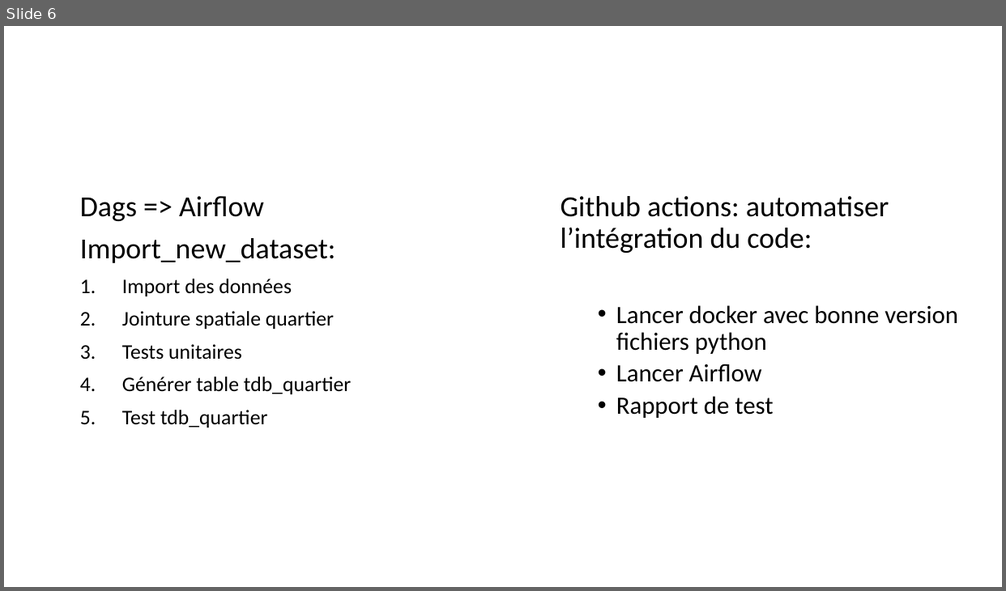
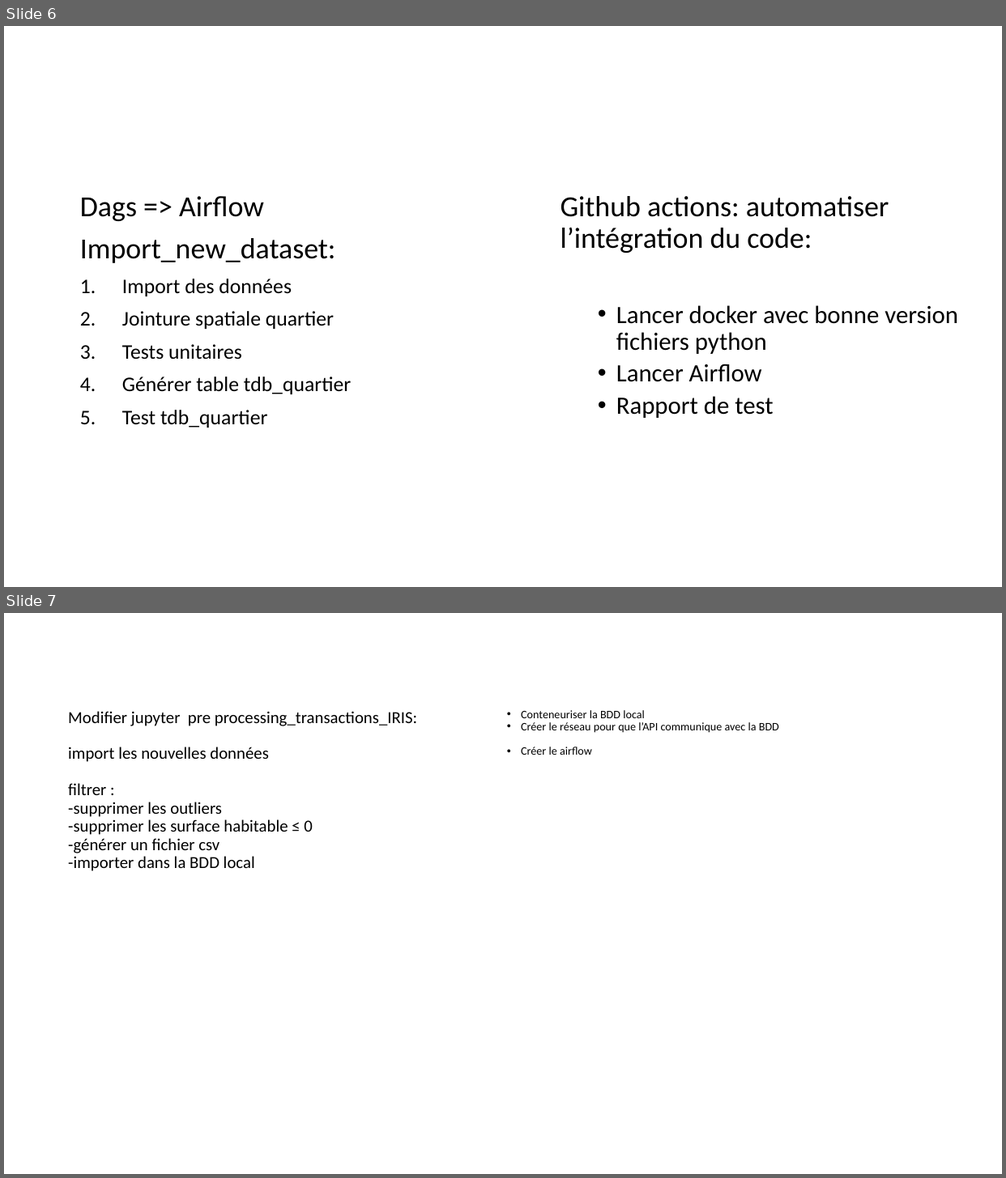
Before and after one commit to ValentinDlh/MLOps_Immobilier_France, a slide deck: Architecture.pptx. Shown one above the other, each under a label of ours: slide 6 before the commit, slides 6 and 7 after it. The pictures are 1006x591 and 1006x1178 pixels, drawn with LibreOffice and Linux fonts; fonts in the diff are those of the drawing. Boxes give left, top, right and bottom in pixels: in the first picture for what was removed or moved away, otherwise in the second. Text is boxed around its words. In the diff, an @@ line names an element or a change of style, - is before the commit and + after.

Commit message:
avec liste tache

```diff
--- a/Architecture.pptx
+++ b/Architecture.pptx
@@ slide 7 added at [4,613,1002,1174], background #FFFFFF @@
@@ title added at [68,711,417,871], 16.2 pt, text #000000 @@
+Modifier jupyter pre processing_transactions_IRIS:
+import les nouvelles données
+filtrer :
+-supprimer les outliers
+-supprimer les surface habitable ≤ 0
+-générer un fichier csv
+-importer dans la BDD local
@@ text added at [521,710,779,755], 11 pt, text #000000 @@
+• Conteneuriser la BDD local
+• Créer le réseau pour que l’API communique avec la BDD
+• Créer le airflow
```
